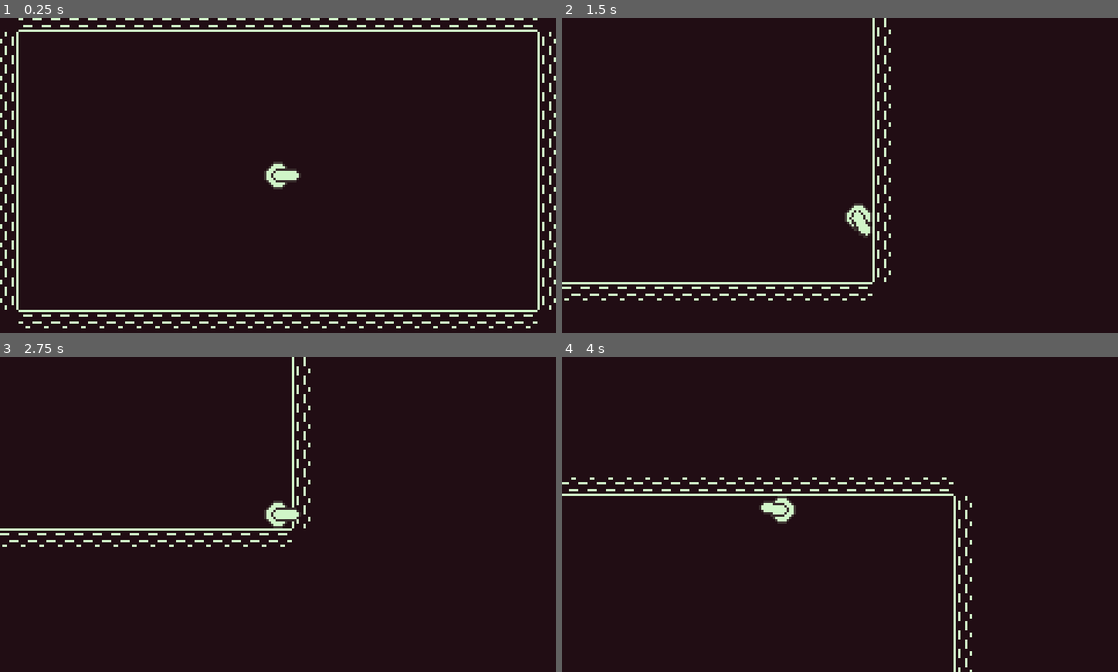
Above: before the commit, frames 1-4 (two rows, left to right).
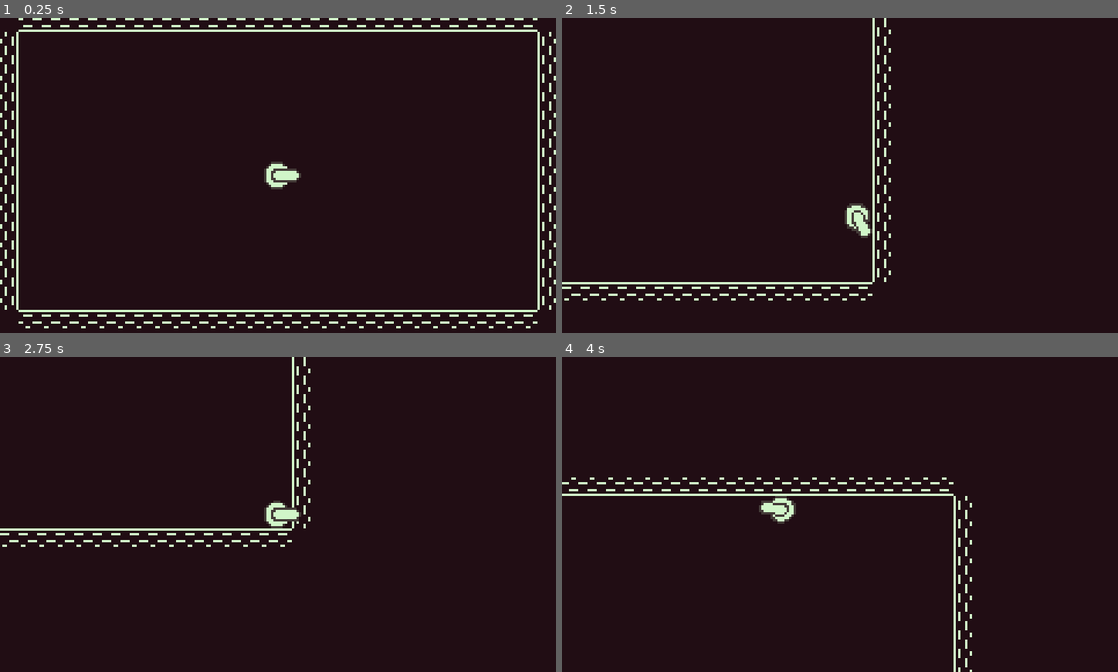
Above: after the commit, the same moments.

Repository: leafo/godot-game-1
Game: Godot game, scene res://Main.tscn
The game is run twice, just before and just after one commit, with the same random seed, the same clock (stepped at 60 frames per second) and the same inputs.
Inputs:
- Up to frame 1 (0.25 s): no input
- Up to frame 2 (1.5 s): tap Enter (ui_accept) at 0.5, 0.77 s; hold Right (ui_right) 0.53-1.28 s; hold Down (ui_down) from 1.28 s (still down)
- Up to frame 3 (2.75 s): tap Enter (ui_accept) at 1.52 s; release Down (ui_down) at 2.03 s; hold Right (ui_right) from 2.03 s (still down)
- Up to frame 4 (4 s): release Right (ui_right) at 2.78 s; hold Up (ui_up) 2.78-3.53 s; tap Enter (ui_accept) at 3.02, 3.77 s; hold Left (ui_left) from 3.53 s (still down)

The runs differ from the first frame. In frame 1, less than 0.1% of the frame differs, in the area x 47-52%, y 45-55%; in frame 2, 0.1%, in the area x 50-56%, y 58-70%; in frame 3, less than 0.1%; in frame 4, less than 0.1%.

Commit message:
draw player and gun with primitives

Diff:
--- a/Ball.gd
+++ /dev/null
@@ -1,9 +0,0 @@
-tool
-extends Node2D
-
-export var radius = 2
-export var color = Color(1,1,1)
-
-func _draw():
-	print("hello world")
-	draw_circle(Vector2(0,0), radius, color)
--- a/Bullet.tscn
+++ b/Bullet.tscn
@@ -1,7 +1,7 @@
 [gd_scene load_steps=4 format=2]
 
 [ext_resource path="res://Bullet.gd" type="Script" id=1]
-[ext_resource path="res://Ball.gd" type="Script" id=2]
+[ext_resource path="res://Circle.gd" type="Script" id=2]
 
 [sub_resource type="RectangleShape2D" id=1]
 
@@ -21,12 +21,14 @@
 "_edit_group_": true
 }
 
-[node name="Ball" type="Node2D" parent="." index="0"]
+[node name="Circle" type="Node2D" parent="." index="0"]
 
 script = ExtResource( 2 )
 _sections_unfolded = [ "Material", "Transform", "Visibility", "Z Index" ]
 radius = 3
 color = Color( 0.815686, 0.960784, 0.784314, 1 )
+border_color = Color( 0.266667, 0.231373, 0.219608, 1 )
+border_width = 1
 
 [node name="CollisionShape2D" type="CollisionShape2D" parent="." index="1"]
 
--- /dev/null
+++ b/Capsule.gd
@@ -0,0 +1,25 @@
+tool
+extends Node2D
+
+export var radius = 2 setget set_radius
+export var length = 5 setget set_length
+
+export var color = Color(1,1,1)
+export var border_color = Color()
+export var border_width = 0
+
+func _draw():
+	if border_width > 0:
+		for x in range(length):
+			draw_circle(Vector2(x,0), radius + border_width, border_color)
+
+	for x in range(length):
+		draw_circle(Vector2(x,0), radius, color)
+
+func set_radius(val):
+	radius = val
+	update()
+
+func set_length(val):
+	length = val
+	update()
--- /dev/null
+++ b/Capsule.tscn
@@ -0,0 +1,13 @@
+[gd_scene load_steps=2 format=2]
+
+[ext_resource path="res://Capsule.gd" type="Script" id=1]
+
+[node name="Capsule" type="Node2D"]
+
+script = ExtResource( 1 )
+_sections_unfolded = [ "Transform" ]
+radius = 2
+length = 8
+color = Color( 0.815686, 0.960784, 0.784314, 1 )
+border_color = Color( 0.266667, 0.231373, 0.219608, 1 )
+border_width = 1
--- /dev/null
+++ b/Circle.gd
@@ -0,0 +1,18 @@
+tool
+extends Node2D
+
+export var radius = 2 setget set_radius
+export var color = Color(1,1,1)
+
+export var border_color = Color()
+export var border_width = 0
+
+func _draw():
+	if border_width > 0:
+		draw_circle(Vector2(0,0), radius + border_width, border_color)
+	draw_circle(Vector2(0,0), radius, color)
+
+
+func set_radius(val):
+	radius = val
+	update()
--- /dev/null
+++ b/Circle.tscn
@@ -0,0 +1,12 @@
+[gd_scene load_steps=2 format=2]
+
+[ext_resource path="res://Circle.gd" type="Script" id=1]
+
+[node name="Circle" type="Node2D"]
+
+script = ExtResource( 1 )
+_sections_unfolded = [ "Material", "Transform", "Visibility", "Z Index" ]
+radius = 3
+color = Color( 0.815686, 0.960784, 0.784314, 1 )
+border_color = Color( 0.266667, 0.231373, 0.219608, 1 )
+border_width = 1
--- a/Main.tscn
+++ b/Main.tscn
@@ -4,7 +4,7 @@
 [ext_resource path="res://Tiles.tres" type="TileSet" id=2]
 [ext_resource path="res://Player.tscn" type="PackedScene" id=3]
 
-[node name="Main" type="Node" index="0"]
+[node name="Main" type="Node"]
 
 script = ExtResource( 1 )
 
--- a/Player.tscn
+++ b/Player.tscn
@@ -1,15 +1,15 @@
 [gd_scene load_steps=5 format=2]
 
 [ext_resource path="res://Player.gd" type="Script" id=1]
-[ext_resource path="res://player.png" type="Texture" id=2]
-[ext_resource path="res://turrent.png" type="Texture" id=3]
+[ext_resource path="res://Circle.tscn" type="PackedScene" id=2]
+[ext_resource path="res://Capsule.tscn" type="PackedScene" id=3]
 
 [sub_resource type="RectangleShape2D" id=1]
 
 custom_solver_bias = 0.0
 extents = Vector2( 6, 6 )
 
-[node name="Player" type="KinematicBody2D"]
+[node name="Player" type="KinematicBody2D" index="0"]
 
 position = Vector2( 120, 70 )
 input_pickable = false
@@ -22,17 +22,11 @@
 "_edit_group_": true
 }
 
-[node name="Body" type="Sprite" parent="." index="0"]
+[node name="Circle" parent="." index="0" instance=ExtResource( 2 )]
 
-texture = ExtResource( 2 )
-_sections_unfolded = [ "Offset", "Transform" ]
+radius = 5
 
-[node name="Gun" type="Sprite" parent="." index="1"]
-
-texture = ExtResource( 3 )
-centered = false
-offset = Vector2( -3, -3 )
-_sections_unfolded = [ "Offset", "Transform" ]
+[node name="Gun" parent="." index="1" instance=ExtResource( 3 )]
 
 [node name="Debug" type="RichTextLabel" parent="." index="2"]
 
--- a/project.godot
+++ b/project.godot
@@ -18,8 +18,8 @@
 
 window/size/width=240
 window/size/height=136
-window/size/test_width=480
-window/size/test_height=272
+window/size/test_width=720
+window/size/test_height=408
 window/stretch/mode="viewport"
 window/stretch/aspect="keep"
 
Binary file removed: player.png
Not shown, removed: player.png.import
Binary file removed: turrent.png
Not shown, removed: turrent.png.import
